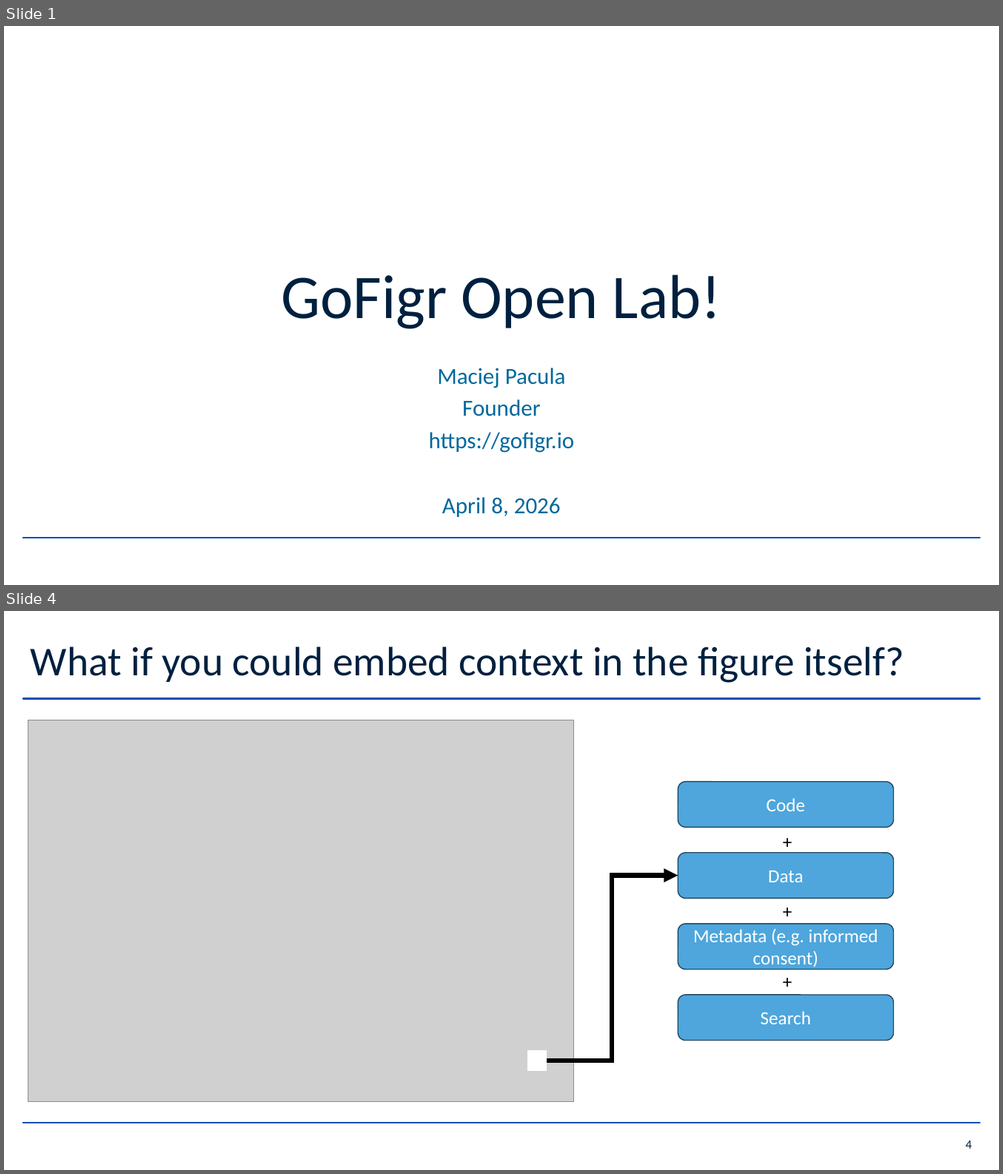
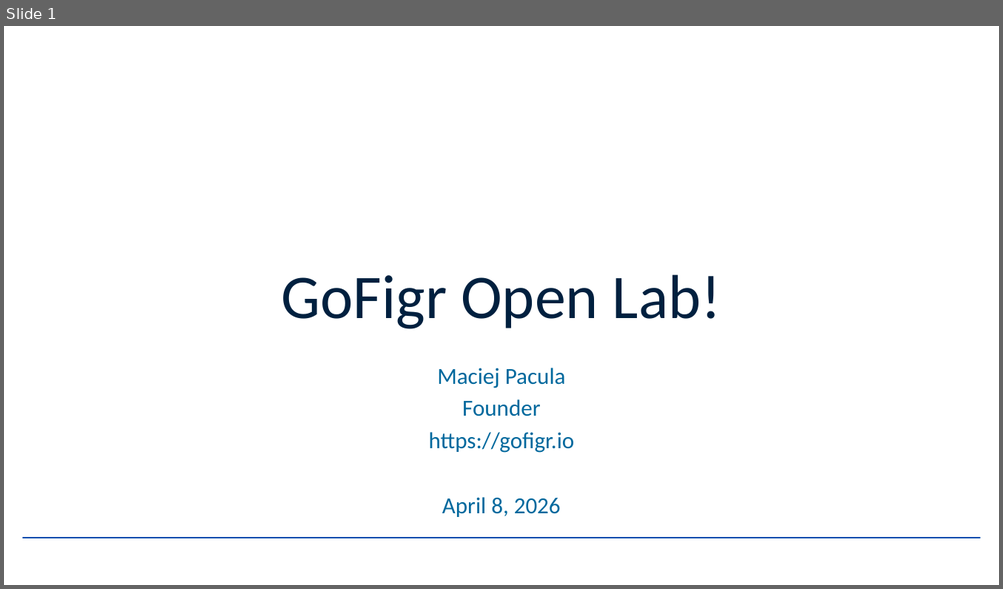
Before and after one commit to GoFigr/examples, a slide deck: webinar_2026_04_08/GoFigr Webinar - April 8, 2026.pptx. Shown one above the other, each under a label of ours: slides 1 and 4 before the commit, slide 1 after it; the slides between them are not shown. The pictures are 1003x1174 and 1003x589 pixels, drawn with LibreOffice and Linux fonts; fonts in the diff are those of the drawing; grey boxes stand for pictures; background and template pictures are left out. Boxes give left, top, right and bottom in pixels: in the first picture for what was removed or moved away, otherwise in the second. Text is boxed around its words. In the diff, an @@ line names an element or a change of style, - is before the commit and + after.

```diff
--- a/webinar_2026_04_08/GoFigr Webinar - April 8, 2026.pptx
+++ b/webinar_2026_04_08/GoFigr Webinar - April 8, 2026.pptx
@@ slide 4 removed at box(4, 611, 999, 1170), background #FFFFFF; not listed: 1 template element that a slide beside it also shows @@
@@ title removed at box(31, 647, 904, 683) @@
-What if you could embed context in the figure itself?
@@ line removed from (23, 699) to (980, 699) @@
@@ picture removed at box(28, 721, 573, 1102) @@
@@ rounded rectangle removed at box(677, 782, 893, 827) @@
-Code
@@ text removed at box(776, 826, 800, 857) @@
-+
@@ rounded rectangle removed at box(677, 853, 893, 898) @@
-Data
@@ elbow arrow removed from (546, 1061) to (677, 876) @@
@@ text removed at box(776, 896, 800, 925) @@
-+
@@ rounded rectangle removed at box(677, 924, 893, 970) @@
-Metadata (e.g. informed consent)
@@ text removed at box(776, 966, 800, 996) @@
-+
@@ rounded rectangle removed at box(677, 995, 893, 1041) @@
-Search
@@ rectangle removed at box(528, 1051, 546, 1071) @@
@@ page number removed at box(965, 1141, 971, 1149) @@
-4
```
Also in this commit, not shown: 4 slides changed, 1 slide added.
